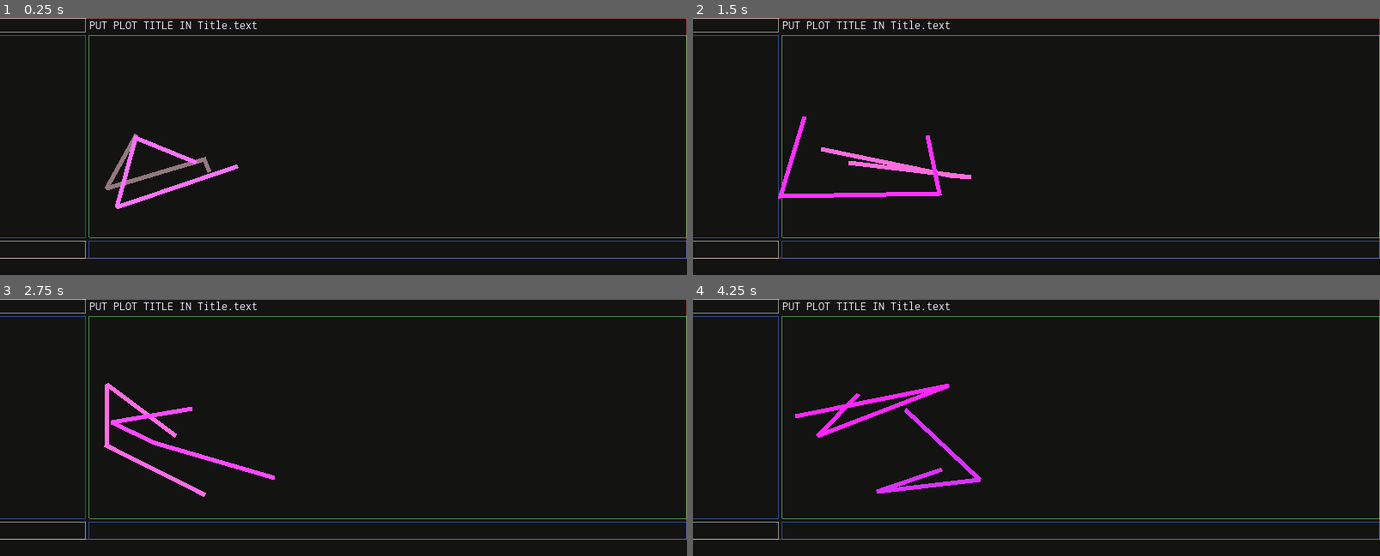
Above: before the commit, frames 1-4 (two rows, left to right).
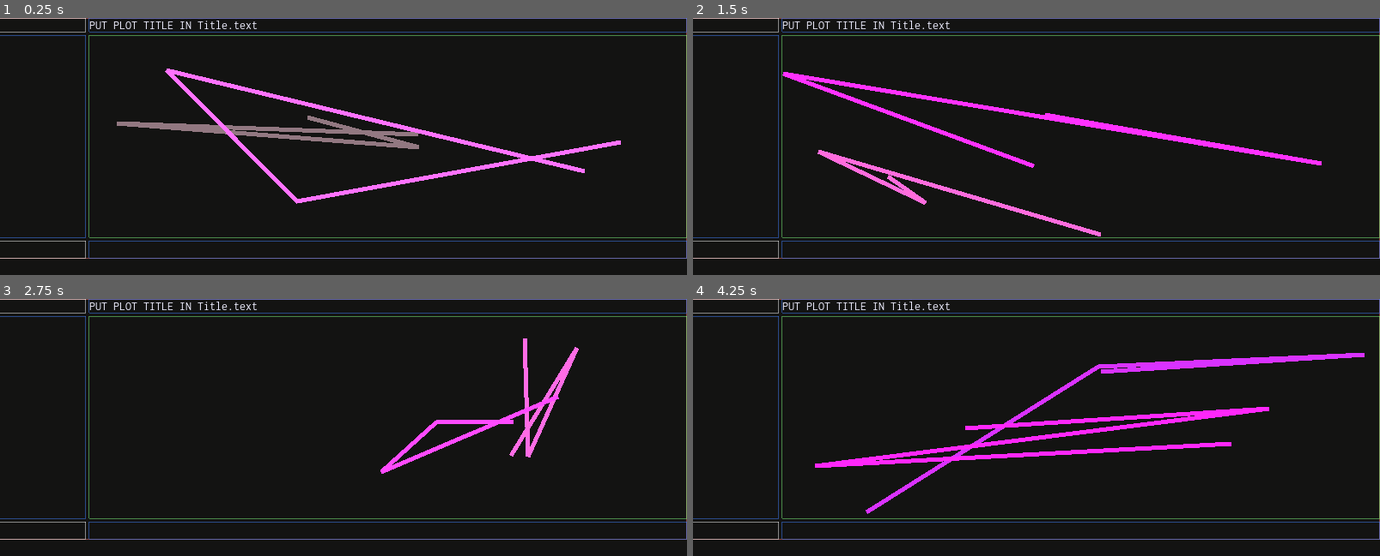
Above: after the commit, the same moments.

Repository: sustainablelab/draw-line
Game: Godot game, scene res://src/Main.tscn
Same seed, same stepped clock (60 frames per second), same inputs: the game is played once before the commit and once after it.
Inputs (mouse positions are in pixels of both pictures, inside the frame that each line leads up to):
- Up to frame 1 (0.25 s): no input
- Up to frame 2 (1.5 s): tap Enter at 0.5 s; move the mouse to (1187, 133) at 0.52 s; move the mouse to (899, 159) at 1.27 s
- Up to frame 3 (2.75 s): move the mouse to (412, 370) at 2.02 s
- Up to frame 4 (4.25 s): move the mouse to (1002, 478) at 2.77 s; move the mouse to (1242, 466) at 3.52 s

The runs differ from the first frame. In frame 1, 5.4% of the frame differs, in the area x 12-100%, y 0-75%; in frame 2, 4.9%; in frame 3, 3.4%; in frame 4, 6.2%, in the area x 12-100%, y 0-84%.

Commit message:
Lines stay in the data area when the window is resized

Diff:
--- a/src/HudLeft.gd
+++ b/src/HudLeft.gd
@@ -1,21 +1,20 @@
 extends Label
 
 
-var Main:           String
-var App:            String
-var PlotArea:       String
-var PlotArea_bound: String
-var PlotParts:      String
-var UpLeft_bound:   String
-var Title:          String
-var Y1Axis_bound:   String
-var Data:           String
-var Data_bound:     String
-var Origin_bound:   String
-var XAxis_bound:    String
-var KeyPress:       String
-var HudLeft:        String
-var HudRight:       String
+var Main:         String
+var App:          String
+var Plot_area:    String
+var PlotParts:    String
+var UpLeft_area:  String
+var Title_area:   String
+var Title:        String
+var Y1Axis_bound: String
+var Data_area:    String
+var Origin_bound: String
+var XAxis_bound:  String
+var KeyPress:     String
+var HudLeft:      String
+var HudRight:     String
 
 
 func _ready():
--- a/src/Main.gd
+++ b/src/Main.gd
@@ -31,18 +31,21 @@
 onready var global_lines := Node2D.new() # Parent node to hold all lines
 
 # ---< Scene Tree >---
-onready var App:            VBoxContainer   = get_node("App")
-onready var PlotArea:       MarginContainer = get_node("App/PlotArea")
-onready var PlotArea_bound: ReferenceRect   = get_node("App/PlotArea/PlotArea_bound")
-onready var PlotParts:      GridContainer   = get_node("App/PlotArea/PlotParts")
-onready var UpLeft_bound:   ReferenceRect   = get_node("App/PlotArea/PlotParts/UpLeft_bound")
-onready var Title:          Label           = get_node("App/PlotArea/PlotParts/TitleArea/Title")
-onready var Y1Axis_bound:   ReferenceRect   = get_node("App/PlotArea/PlotParts/Y1Axis_bound")
-onready var Data:           MarginContainer = get_node("App/PlotArea/PlotParts/Data")
-onready var Data_bound:     ReferenceRect   = get_node("App/PlotArea/PlotParts/Data/Data_bound")
-onready var XAxis_bound:    ReferenceRect   = get_node("App/PlotArea/PlotParts/XAxis_bound")
-onready var Origin_bound:	ReferenceRect   = get_node("App/PlotArea/PlotParts/Origin_bound")
-onready var KeyPress:       Label           = get_node("App/KeyPress")
+onready var App:          VBoxContainer   = get_node("App")
+onready var Plot_area:    MarginContainer = get_node("App/Plot_area")
+onready var Plot_bound:   ReferenceRect   = get_node("App/Plot_area/Plot_bound")
+onready var PlotParts:    GridContainer   = get_node("App/Plot_area/PlotParts")
+onready var UpLeft_area:  MarginContainer = get_node("App/Plot_area/PlotParts/UpLeft_area")
+onready var UpLeft_bound: ReferenceRect   = get_node("App/Plot_area/PlotParts/UpLeft_area/UpLeft_bound")
+onready var Title_area:   MarginContainer = get_node("App/Plot_area/PlotParts/Title_area")
+onready var Title:        Label           = get_node("App/Plot_area/PlotParts/Title_area/Title")
+onready var Title_bound:  ReferenceRect   = get_node("App/Plot_area/PlotParts/Title_area/Title_bound")
+onready var Y1Axis_bound: ReferenceRect   = get_node("App/Plot_area/PlotParts/Y1Axis_bound")
+onready var Data_area:    MarginContainer = get_node("App/Plot_area/PlotParts/Data_area")
+onready var Data_bound:   ReferenceRect   = get_node("App/Plot_area/PlotParts/Data_area/Data_bound")
+onready var XAxis_bound:  ReferenceRect   = get_node("App/Plot_area/PlotParts/XAxis_bound")
+onready var Origin_bound: ReferenceRect   = get_node("App/Plot_area/PlotParts/Origin_bound")
+onready var KeyPress:     Label           = get_node("App/KeyPress")
 
 
 # ---------------
@@ -88,7 +91,7 @@
 	## **Node App**
 	##
 
-	## `App` divides the screen into two rows: `PlotArea` and
+	## `App` divides the screen into two rows: `Plot_area` and
 	## `KeyPress`.
 
 	##
@@ -96,16 +99,16 @@
 	##
 
 	##
-	## **Node PlotArea**
-	##
-
-	## `PlotArea` expands and fills vertically, pushing `KeyPress`
-	## to the screen bottom.
-	PlotArea.size_flags_vertical = SIZE_EXPAND_FILL
-
-	## `PlotArea_bound` shows the bounds of `PlotArea`.
-	PlotArea_bound.editor_only = false
-	PlotArea_bound.border_color = Color8(0xFF, 0x80, 0x80, 0x80)
+	## **Node Plot_area**
+	##
+
+	## `Plot_area` shall expand and fill vertically. Intent is to
+	## push `KeyPress` to the screen bottom.
+	Plot_area.size_flags_vertical = SIZE_EXPAND_FILL
+
+	## `Plot_bound` shows the bounds of `Plot_area`.
+	Plot_bound.editor_only = false
+	Plot_bound.border_color = Color8(0xFF, 0x80, 0x80, 0x80)
 
 	##
 	## **Node PlotParts**
@@ -118,59 +121,66 @@
 	# Rows in GridContainer PlotParts is num children / columns
 	PlotParts.columns = 2
 
-	## - `UpLeft_bound` shows the dead space in the upper-left
-	## corner of the plot area.
-	##
-	## - `Title` is the plot title, above the data.
-	##
-	## - `Y1Axis_bound` shows the space for the Y-axis to the
-	## left of the data.
-	##
-	## - `Data_bound` shows the space for the plot lines.
-	##
-	## - `XAxis_bound` shows the space for the X-axis.
-	##
-	## - `Origin_bound` shows the dead space in the lower-left
-	## corner of the plot area.
-
-	##
-	## **Node Data**
-	##
-
-	## `Data` shall expand horizontally and vertically to claim
+	##
+	## **Children of `PlotParts`**
+	##
+	## - *UpLeft*: dead space in the upper-left corner of the plot area
+	##
+	## - *Title*: plot title above the data
+	##
+	## - *Y1Axis*: the Y-axis to the left of the data
+	##
+	## - *Data*: draw plot lines here
+	##
+	## - *Origin*: dead space in the lower-left corner of the plot area
+	##
+	## - *XAxis*: the X-axis
+
+	##
+	## **Node Data_area**
+	##
+
+	## `Data_area` shall expand horizontally and vertically to claim
 	## maximum space for plot artwork.
-	Data.size_flags_horizontal = SIZE_EXPAND_FILL
-	Data.size_flags_vertical = SIZE_EXPAND_FILL
-
-	## `Data_bound` shows the bounds of `Data`.
+	Data_area.size_flags_horizontal = SIZE_EXPAND_FILL
+	Data_area.size_flags_vertical = SIZE_EXPAND_FILL
+
+	## `Data_bound` shows the bounds of `Data_area`.
 	Data_bound.editor_only = false
 	Data_bound.border_color = Color8(0x80, 0xFF, 0x80, 0x80)
 
+
+	## `Title_bound` shows the bounds of `Title_area`.
+	Title_bound.editor_only = false
+	Title_bound.border_color = Color8(0x40, 0x80, 0xFF, 0x80)
 
 	## Use Y1Axis_bound to visualize space for the Y1 axis
 	Y1Axis_bound.rect_min_size = Vector2(100,0)
 	Y1Axis_bound.editor_only = false
 	Y1Axis_bound.border_color = Color8(0x40, 0x80, 0xFF, 0x80)
 
-	## Use XAxis_bound to visualize space for the X axis
+	# Use XAxis_bound to block off space for the X axis
 	XAxis_bound.rect_min_size = Vector2(0,20)
+	# Use XAxis_bound to visualize space for the X axis
 	XAxis_bound.editor_only = false
 	XAxis_bound.border_color = Color8(0x40, 0x80, 0xFF, 0x80)
 	XAxis_bound.size_flags_horizontal = SIZE_EXPAND_FILL
 
-	## Use Origin_bound to block off dead space under the Y1Axis
+	# Use Origin_bound to block off dead space under the Y1Axis
 	Origin_bound.rect_min_size = Vector2(
 		Y1Axis_bound.rect_min_size.x,
 		XAxis_bound.rect_min_size.y
 		)
+	# Use Origin_bound to visualize the dead space under the Y1Axis
 	Origin_bound.editor_only = false
 	Origin_bound.border_color = Color8(0xFF, 0xFF, 0xFF, 0x80)
 
-	## Use UpLeft_bound to block off dead space under the Y1Axis
-	UpLeft_bound.rect_min_size = Vector2(
+	# Use UpLeft_area to block off dead space above the Y1Axis
+	UpLeft_area.rect_min_size = Vector2(
 		Y1Axis_bound.rect_min_size.x,
-		Title.rect_size.y
+		Title_area.rect_size.y
 		)
+	# Use UpLeft_bound to visualize the dead space above the Y1Axis.
 	UpLeft_bound.editor_only = false
 	UpLeft_bound.border_color = Color8(0xFF, 0xFF, 0xFF, 0x80)
 
@@ -190,14 +200,13 @@
 	# Write values in HudLeft text overlay
 	HudLeft.Main = myu.report_size_and_position(self)
 	HudLeft.App = myu.report_size_and_position(App)
-	HudLeft.PlotArea = myu.report_size_and_position(PlotArea)
-	HudLeft.PlotArea_bound = myu.report_size_and_position(PlotArea_bound)
+	HudLeft.Plot_area = myu.report_size_and_position(Plot_area)
 	HudLeft.PlotParts = myu.report_size_and_position(PlotParts)
-	HudLeft.UpLeft_bound = myu.report_size_and_position(UpLeft_bound)
+	HudLeft.UpLeft_area = myu.report_size_and_position(UpLeft_area)
+	HudLeft.Title_area = myu.report_size_and_position(Title_area)
 	HudLeft.Title = myu.report_size_and_position(Title)
 	HudLeft.Y1Axis_bound = myu.report_size_and_position(Y1Axis_bound)
-	HudLeft.Data = myu.report_size_and_position(Data)
-	HudLeft.Data_bound = myu.report_size_and_position(Data_bound)
+	HudLeft.Data_area = myu.report_size_and_position(Data_area)
 	HudLeft.Origin_bound = myu.report_size_and_position(Origin_bound)
 	HudLeft.XAxis_bound  = myu.report_size_and_position(XAxis_bound)
 	HudLeft.KeyPress = myu.report_size_and_position(KeyPress)
@@ -206,14 +215,13 @@
 
 	HudLeft.text = """{Main}
 {App}
-{PlotArea}
-{PlotArea_bound}
+{Plot_area}
 {PlotParts}
-{UpLeft_bound}
+{UpLeft_area}
+{Title_area}
 {Title}
 {Y1Axis_bound}
-{Data}
-{Data_bound}
+{Data_area}
 {Origin_bound}
 {XAxis_bound}
 {KeyPress}
@@ -221,14 +229,13 @@
 {HudRight}""".format({
 		"Main":HudLeft.Main,
 		"App":HudLeft.App,
-		"PlotArea":HudLeft.PlotArea,
-		"PlotArea_bound":HudLeft.PlotArea_bound,
+		"Plot_area":HudLeft.Plot_area,
 		"PlotParts":HudLeft.PlotParts,
-		"UpLeft_bound":HudLeft.UpLeft_bound,
+		"UpLeft_area":HudLeft.UpLeft_area,
+		"Title_area":HudLeft.Title_area,
 		"Title":HudLeft.Title,
 		"Y1Axis_bound":HudLeft.Y1Axis_bound,
-		"Data":HudLeft.Data,
-		"Data_bound":HudLeft.Data_bound,
+		"Data_area":HudLeft.Data_area,
 		"Origin_bound":HudLeft.Origin_bound,
 		"XAxis_bound":HudLeft.XAxis_bound,
 		"KeyPress":HudLeft.KeyPress,
@@ -237,7 +244,7 @@
 		})
 	# Write values in HudRight text overlay
 	HudRight.GlobalMouse = get_global_mouse_position()
-	HudRight.LocalMouse = PlotArea.get_local_mouse_position()
+	HudRight.LocalMouse = Plot_area.get_local_mouse_position()
 
 	HudRight.text = "GLOBAL MOUSE: {GlobalMouse}\nLOCAL MOUSE: {LocalMouse}".format({
 		"GlobalMouse":HudRight.GlobalMouse,
@@ -254,7 +261,7 @@
 
 	# Create base memory for lines
 	global_lines = Node2D.new()
-	PlotArea.add_child(global_lines)
+	Data_area.add_child(global_lines)
 
 	# Make the lines
 	var lines : Array = []
@@ -270,7 +277,10 @@
 			)
 		## Randomize the points in the line.
 		for _point in range(4):
-			lines[i].add_point(Vector2(randi()%242+100,randi()%142+100))
+			lines[i].add_point( Vector2(
+				randi()%int(Data_area.rect_size.x),
+				randi()%int(Data_area.rect_size.y)
+				))
 
 
 ##
@@ -301,7 +311,7 @@
 			elif key == "F2":
 				Dev.visible = not Dev.visible
 			elif key == "F3":
-				PlotArea_bound.editor_only = not PlotArea_bound.editor_only
+				Plot_bound.editor_only = not Plot_bound.editor_only
 
 
 		# Key released
--- a/src/Main.tscn
+++ b/src/Main.tscn
@@ -16,44 +16,49 @@
 
 [node name="App" type="VBoxContainer" parent="."]
 margin_right = 4.0
-margin_bottom = 60.0
+margin_bottom = 56.0
 
-[node name="PlotArea" type="MarginContainer" parent="App"]
+[node name="Plot_area" type="MarginContainer" parent="App"]
 margin_right = 4.0
 margin_bottom = 36.0
 
-[node name="PlotArea_bound" type="ReferenceRect" parent="App/PlotArea"]
+[node name="Plot_bound" type="ReferenceRect" parent="App/Plot_area"]
 margin_right = 4.0
 margin_bottom = 36.0
 
-[node name="PlotParts" type="GridContainer" parent="App/PlotArea"]
+[node name="PlotParts" type="GridContainer" parent="App/Plot_area"]
 margin_right = 4.0
 margin_bottom = 36.0
 
-[node name="UpLeft_bound" type="ReferenceRect" parent="App/PlotArea/PlotParts"]
+[node name="UpLeft_area" type="MarginContainer" parent="App/Plot_area/PlotParts"]
 
-[node name="TitleArea" type="MarginContainer" parent="App/PlotArea/PlotParts"]
+[node name="UpLeft_bound" type="ReferenceRect" parent="App/Plot_area/PlotParts/UpLeft_area"]
+
+[node name="Title_area" type="MarginContainer" parent="App/Plot_area/PlotParts"]
 margin_top = 4.0
 margin_bottom = 20.0
 
-[node name="Title" type="Label" parent="App/PlotArea/PlotParts/TitleArea"]
+[node name="Title" type="Label" parent="App/Plot_area/PlotParts/Title_area"]
 margin_bottom = 16.0
 
-[node name="Y1Axis_bound" type="ReferenceRect" parent="App/PlotArea/PlotParts"]
+[node name="Title_bound" type="ReferenceRect" parent="App/Plot_area/PlotParts/Title_area"]
+margin_bottom = 16.0
+
+[node name="Y1Axis_bound" type="ReferenceRect" parent="App/Plot_area/PlotParts"]
 margin_top = 24.0
 margin_bottom = 24.0
 
-[node name="Data" type="MarginContainer" parent="App/PlotArea/PlotParts"]
+[node name="Data_area" type="MarginContainer" parent="App/Plot_area/PlotParts"]
 margin_top = 28.0
 margin_bottom = 28.0
 
-[node name="Data_bound" type="ReferenceRect" parent="App/PlotArea/PlotParts/Data"]
+[node name="Data_bound" type="ReferenceRect" parent="App/Plot_area/PlotParts/Data_area"]
 
-[node name="Origin_bound" type="ReferenceRect" parent="App/PlotArea/PlotParts"]
+[node name="Origin_bound" type="ReferenceRect" parent="App/Plot_area/PlotParts"]
 margin_top = 32.0
 margin_bottom = 32.0
 
-[node name="XAxis_bound" type="ReferenceRect" parent="App/PlotArea/PlotParts"]
+[node name="XAxis_bound" type="ReferenceRect" parent="App/Plot_area/PlotParts"]
 margin_top = 36.0
 margin_bottom = 36.0
 
@@ -65,7 +70,7 @@
 
 [node name="Dev" type="HBoxContainer" parent="."]
 margin_right = 4.0
-margin_bottom = 60.0
+margin_bottom = 56.0
 
 [node name="HudLeft" type="Label" parent="Dev"]
 margin_bottom = 16.0
@@ -75,8 +80,8 @@
 
 [node name="HudRight" type="Label" parent="Dev"]
 margin_left = 4.0
-margin_top = 22.0
+margin_top = 20.0
 margin_right = 4.0
-margin_bottom = 38.0
+margin_bottom = 36.0
 custom_styles/normal = ExtResource( 6 )
 script = ExtResource( 5 )
Not shown, changed: src/dev-view-src/Main.md
